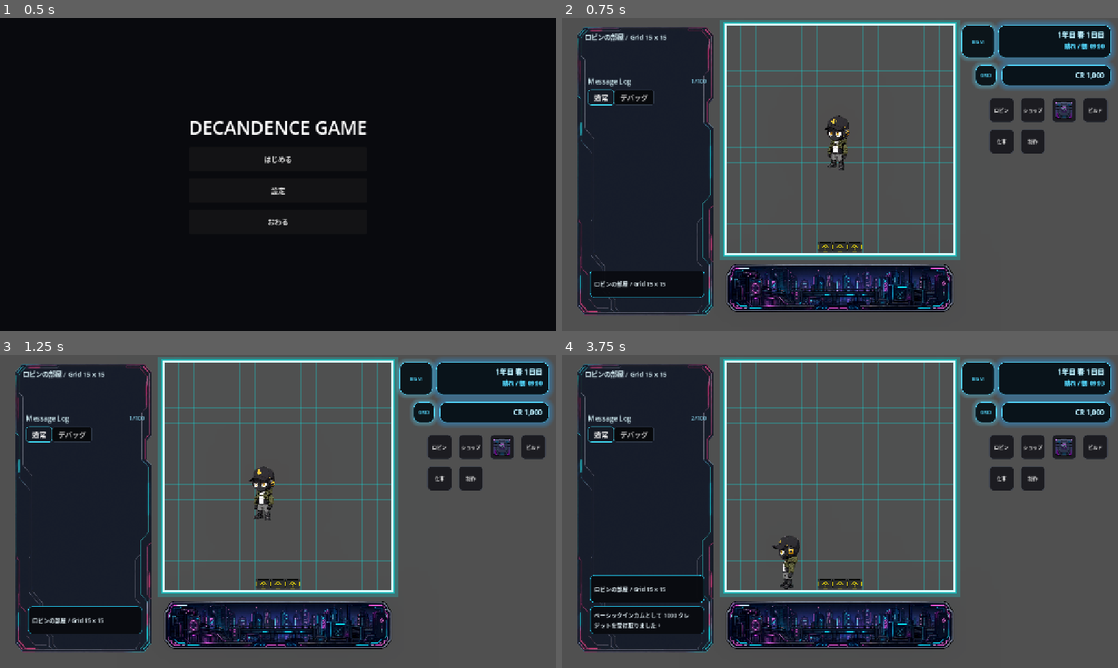
Above: before the commit, frames 1-4 (two rows, left to right).
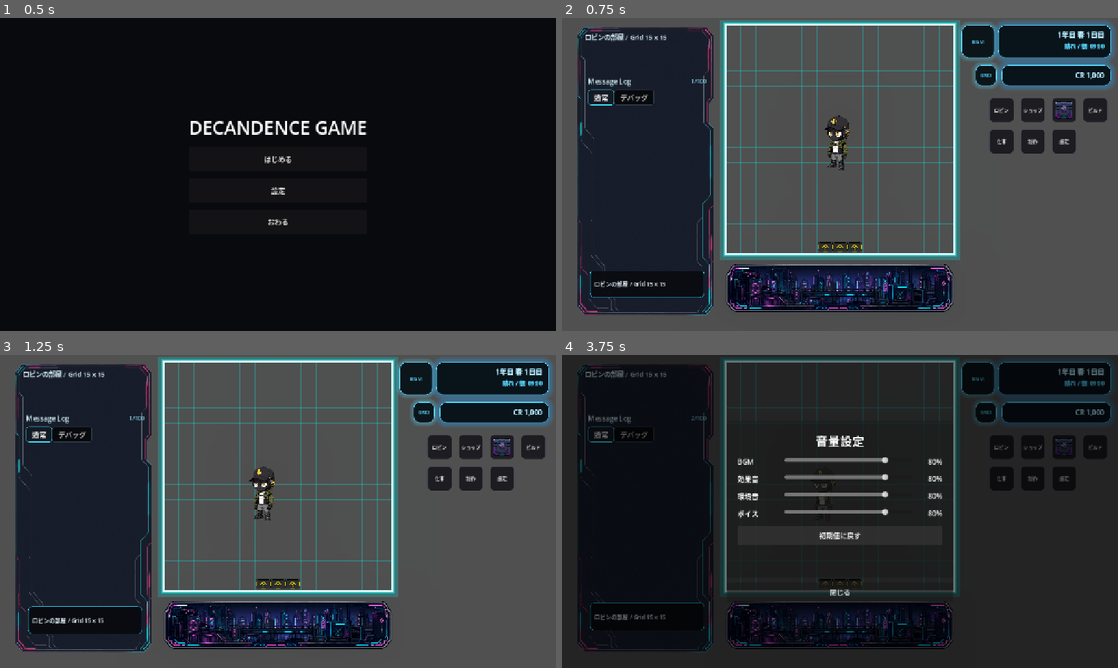
Above: after the commit, the same moments.

Repository: grimoire1089-coder/optimistic
Game: Godot game, scene res://Scenes/Boot/TitleScene.tscn
The game is run twice, just before and just after one commit, with the same random seed, the same clock (stepped at 60 frames per second) and the same inputs. Sound files missing from this copy of the repository are replaced by a short silence.
Inputs (mouse positions are in pixels of both pictures, inside the frame that each line leads up to):
- Up to frame 1 (0.5 s): no input
- Up to frame 2 (0.75 s): click "はじめる" at 0.5 s
- Up to frame 3 (1.25 s): no input
- Up to frame 4 (3.75 s): click (1062, 477) at 1.25 s, where only the run after the commit has a clickable "設定"; click (979, 380) at 2 s, where only the run before the commit has a clickable "BGM"; click (979, 380) at 2.75 s, where only the run before the commit has a clickable "OFF"; click (840, 536) at 3.5 s, where only the run after the commit has a clickable "初期値に戻す"

Frame 1 is identical in both runs. In frame 2, 0.3% of the frame differs, in the area x 88-93%, y 35-44%; in frame 3, 0.3%; in frame 4, 72%, in the area x 0-100%, y 0-100%.

Commit message:
Add game options overlay and settings button to main scene

Diff:
--- a/Scenes/Main/MainScene.tscn
+++ b/Scenes/Main/MainScene.tscn
@@ -23,6 +23,8 @@
 [ext_resource type="PackedScene" path="res://Scenes/UI/HUD/CraftButton.tscn" id="20_craft_button"]
 [ext_resource type="PackedScene" path="res://Scenes/UI/HUD/ProductionMenu.tscn" id="21_production_menu"]
 [ext_resource type="PackedScene" path="res://Scenes/Main/Modules/MainSceneSleepFastForwardModule.tscn" id="22_sleep_fast_forward"]
+[ext_resource type="PackedScene" path="res://Scenes/UI/HUD/SettingsButton.tscn" id="23_settings_button"]
+[ext_resource type="PackedScene" path="res://Scenes/UI/Options/GameOptionsOverlay.tscn" id="24_game_options_overlay"]
 
 [sub_resource type="Environment" id="Environment_ctt6t"]
 glow_enabled = true
@@ -97,9 +99,13 @@
 [node name="InventoryUI" parent="CanvasLayer" unique_id=520989565 instance=ExtResource("10_inventory_ui")]
 anchors_preset = 8
 
+[node name="GameOptionsOverlay" parent="CanvasLayer" instance=ExtResource("24_game_options_overlay")]
+
 [node name="RobinHudButton" parent="CanvasLayer" unique_id=109920417 instance=ExtResource("19_robin_hud_button")]
 
 [node name="CraftButton" parent="CanvasLayer" instance=ExtResource("20_craft_button")]
+
+[node name="SettingsButton" parent="CanvasLayer" instance=ExtResource("23_settings_button")]
 
 [node name="ShopButton" parent="CanvasLayer" unique_id=2139128007 instance=ExtResource("14_shop_button")]
 
